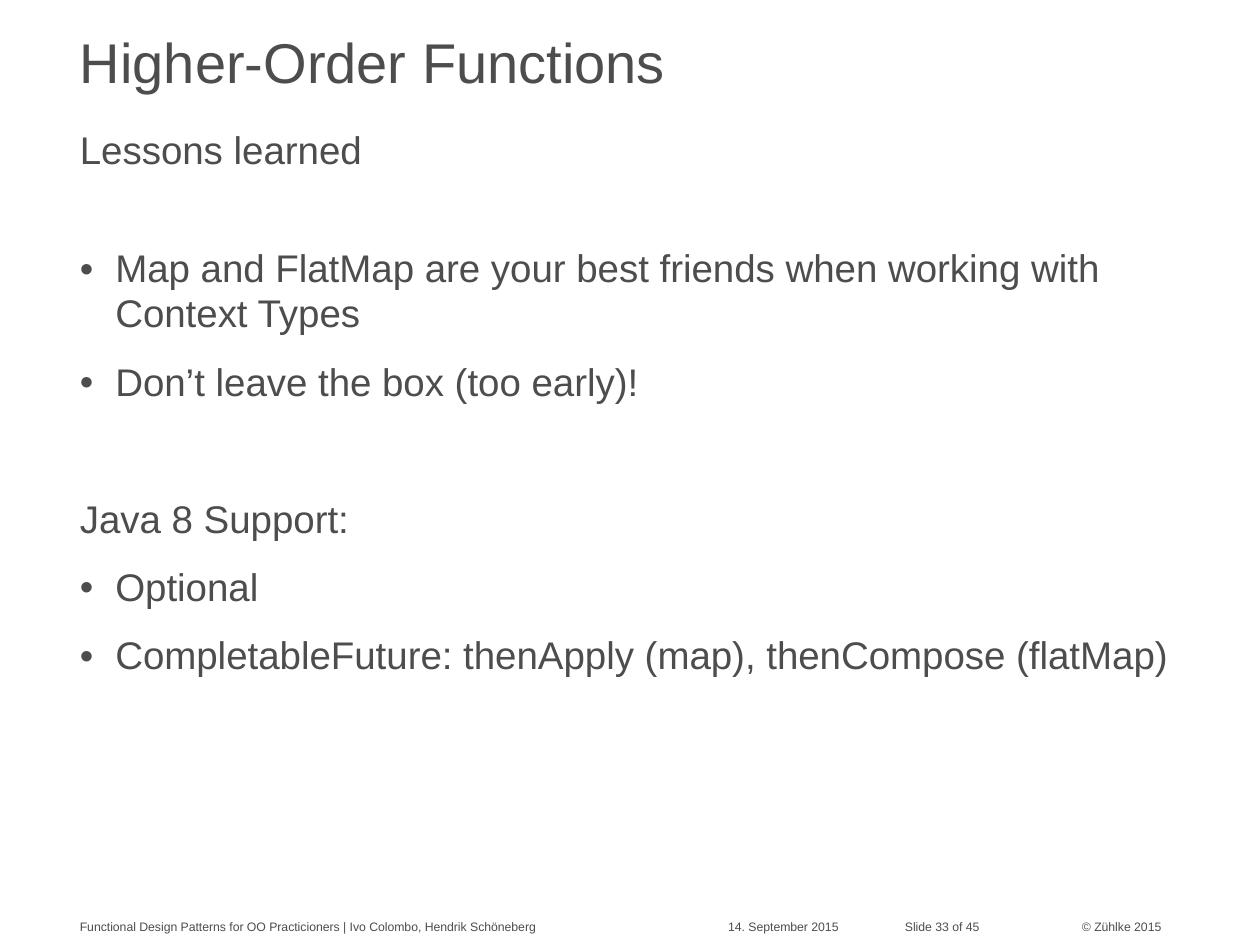
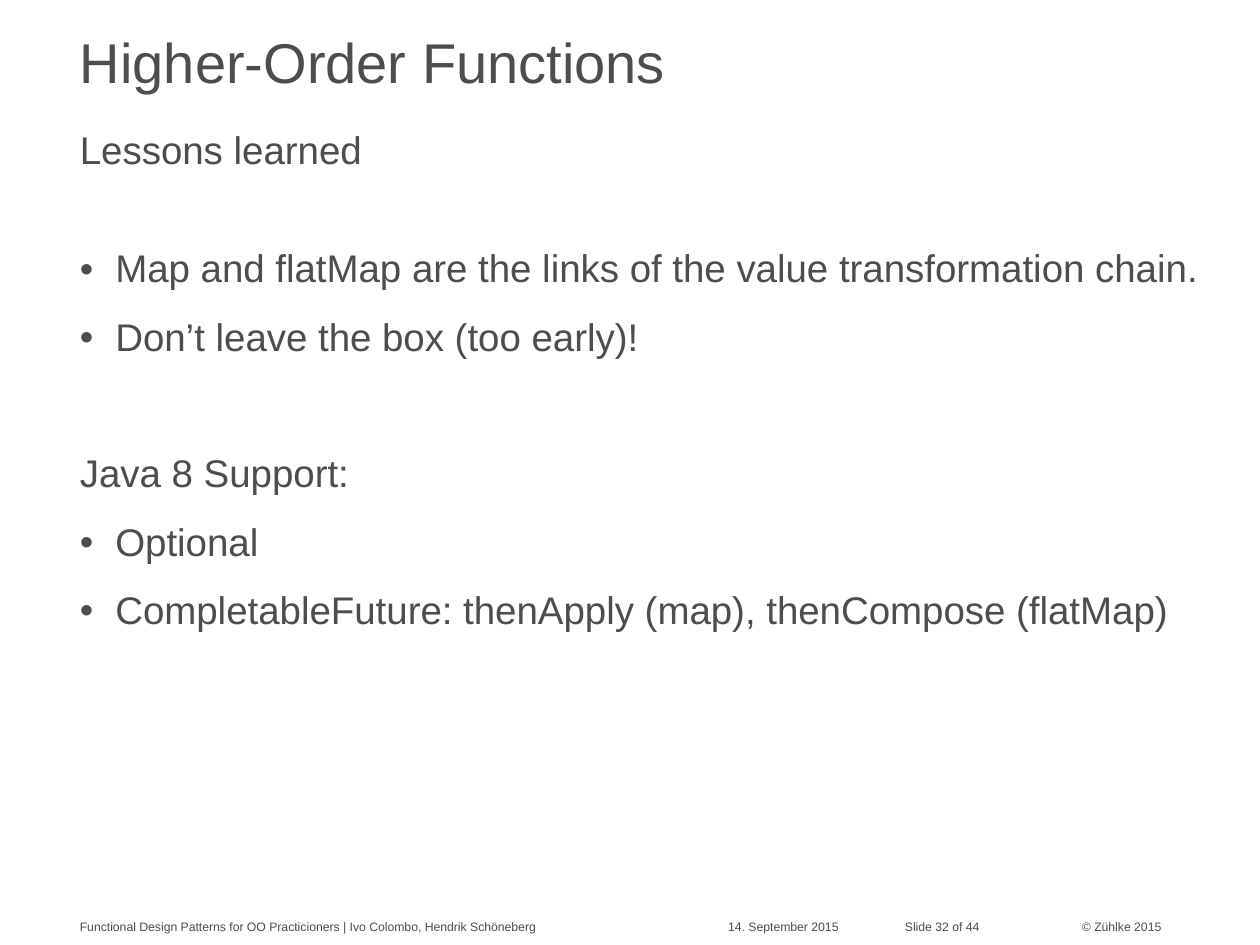
Before and after one commit to aax/zdays-fp-patterns, a slide deck: slide 32 of Functional Design Patterns for OO Practitioners.pptx (slide 33 before the commit). Drawn at 1260x945 pixels with LibreOffice and Linux fonts; fonts in the diff are those of the drawing. Boxes give left, top, right and bottom in pixels: in the first picture for what was removed or moved away, otherwise in the second. Text is boxed around its words. In the diff, an @@ line names an element or a change of style, - is before the commit and + after.

```diff
--- a/Functional Design Patterns for OO Practitioners.pptx
+++ b/Functional Design Patterns for OO Practitioners.pptx
@@ text at (115, 254, 1198, 290): text changed @@
-• Map and FlatMap are your best friends when working with Context Types
+• Map and flatMap are the links of the value transformation chain.
@@ text at (905, 922, 980, 931): text changed @@
-Slide 33 of 45
+Slide 32 of 44
```
Also in this commit, not shown: 15 other slides changed, 1 slide removed, 2 other files.
